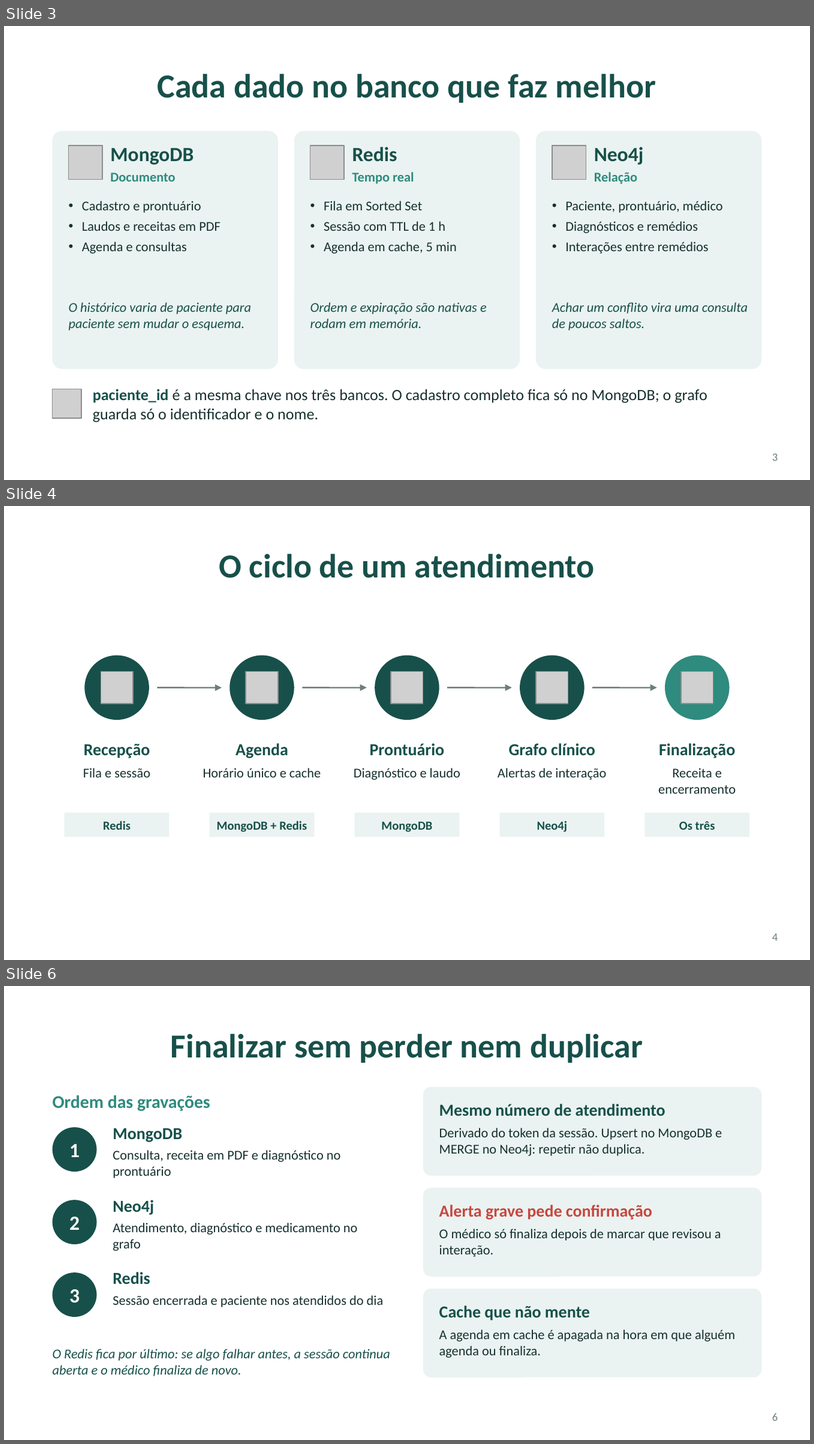
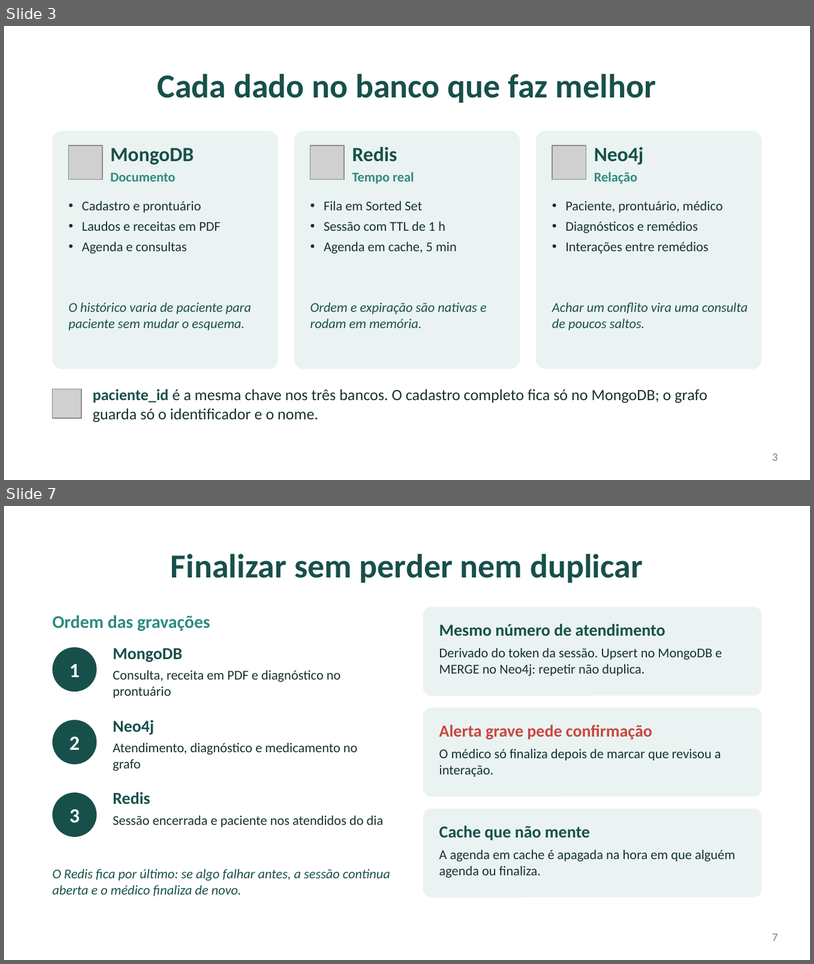
Before and after one commit to rebekadenovo/projeto_telemedicina, a slide deck: apresentacao/codecare-apresentacao.pptx. Shown one above the other, each under a label of ours: slides 3, 4 and 6 before the commit, slides 3 and 7 after it; the slides between them are not shown. The pictures are 814x1444 and 814x964 pixels, drawn with LibreOffice and Linux fonts; fonts in the diff are those of the drawing; grey boxes stand for pictures. Boxes give left, top, right and bottom in pixels: in the first picture for what was removed or moved away, otherwise in the second. Text is boxed around its words. In the diff, an @@ line names an element or a change of style, - is before the commit and + after.

Commit message:
Adiciona os esquemas de dados aos slides
Dois slides novos com o esquema real dos tres bancos: o documento do
paciente e as colecoes do MongoDB, as quatro chaves do Redis com tipo e
TTL, e o modelo do grafo com os cinco tipos de no e as oito relacoes.
O slide do ciclo saiu para manter o limite de oito slides.

```diff
--- a/apresentacao/codecare-apresentacao.pptx
+++ b/apresentacao/codecare-apresentacao.pptx
@@ slide 4 removed at (4, 506, 810, 960), background #FFFFFF @@
@@ title removed at (219, 553, 595, 578) @@
-O ciclo de um atendimento
@@ ellipse removed at (84, 655, 149, 720) @@
@@ ellipse removed at (230, 655, 294, 720) @@
@@ ellipse removed at (375, 655, 440, 720) @@
@@ ellipse removed at (520, 655, 585, 720) @@
@@ ellipse removed at (665, 655, 730, 720) @@
@@ picture removed at (101, 672, 133, 703) @@
@@ picture removed at (246, 672, 278, 703) @@
@@ picture removed at (391, 672, 423, 703) @@
@@ picture removed at (536, 672, 569, 703) @@
@@ picture removed at (681, 672, 714, 703) @@
@@ arrow removed from (157, 687) to (222, 687) @@
@@ arrow removed from (302, 687) to (367, 687) @@
@@ arrow removed from (447, 687) to (512, 687) @@
@@ arrow removed from (593, 687) to (657, 687) @@
@@ text removed at (84, 744, 150, 758) @@
-Recepção
@@ text removed at (236, 743, 288, 758) @@
-Agenda
@@ text removed at (370, 743, 445, 756) @@
-Prontuário
@@ text removed at (509, 743, 596, 756) @@
-Grafo clínico
@@ text removed at (659, 743, 735, 758) @@
-Finalização
@@ text removed at (83, 768, 150, 777) @@
-Fila e sessão
@@ text removed at (203, 768, 321, 777) @@
-Horário único e cache
@@ text removed at (354, 768, 461, 780) @@
-Diagnóstico e laudo
@@ text removed at (498, 768, 606, 780) @@
-Alertas de interação
@@ text removed at (659, 768, 736, 793) @@
-Receita e encerramento
@@ rectangle removed at (65, 813, 170, 837) @@
-Redis
@@ rectangle removed at (210, 813, 314, 837) @@
-MongoDB + Redis
@@ rectangle removed at (355, 813, 459, 837) @@
-MongoDB
@@ rectangle removed at (500, 813, 605, 837) @@
-Neo4j
@@ rectangle removed at (645, 813, 750, 837) @@
-Os três
@@ page number removed at (773, 933, 778, 940) @@
-4
@@ what was slide 6 is now slide 7 @@
@@ page number at (773, 933, 778, 940): text changed @@
-6
+7
```
Also in this commit, not shown: 2 slides added, 1 other file.
